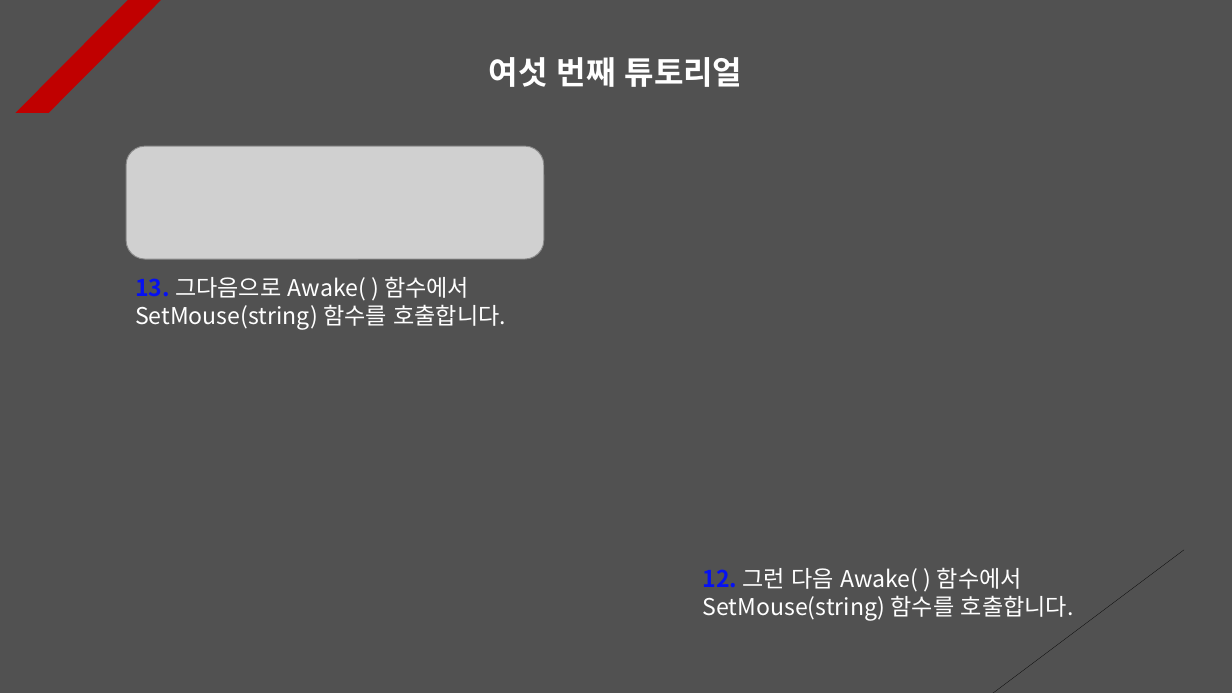
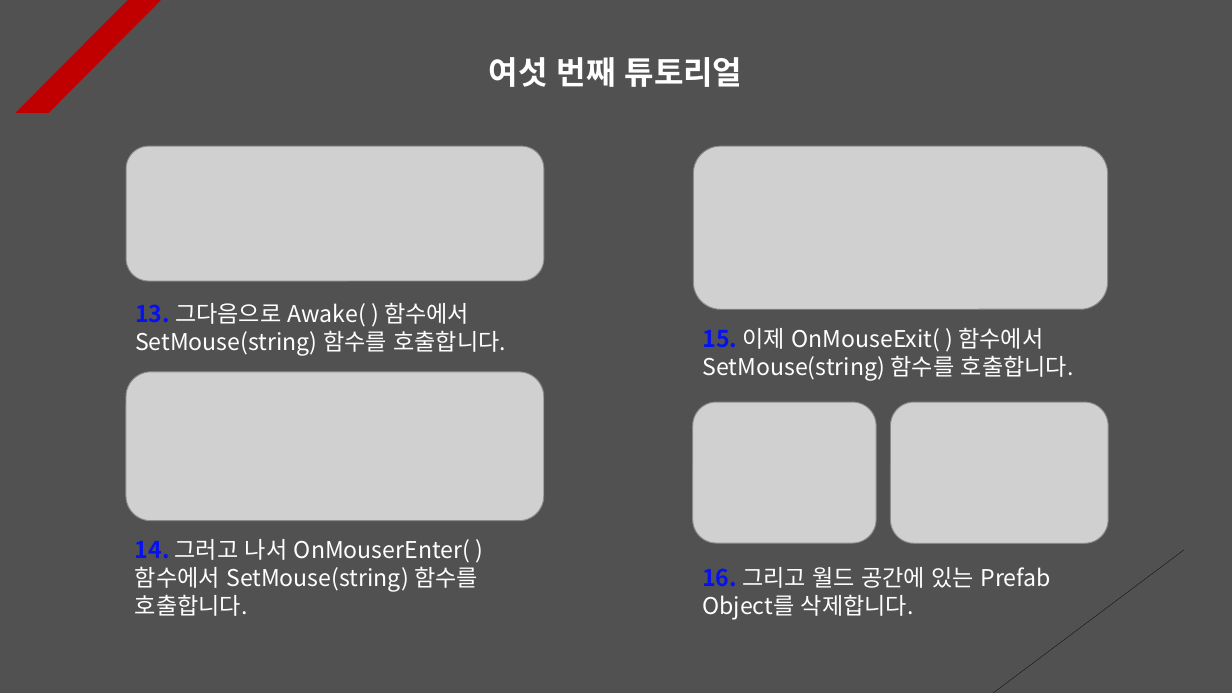
Before and after one commit to Unity2033/3D-UnityEngine, a slide deck: slide 6 of Assets/Prefab System/PPT Data/Prefab System Example.pptx. Drawn at 1232x693 pixels with LibreOffice and Linux fonts; fonts in the diff are those of the drawing; grey boxes stand for pictures. Boxes give left, top, right and bottom in pixels: in the first picture for what was removed or moved away, otherwise in the second. Text is boxed around its words. In the diff, an @@ line names an element or a change of style, - is before the commit and + after.

Commit message:
Prefab System Tutorial Renewal
- Each PPT Data update

- Implementation of a system that
  creates game objects in the form of
  prefab

- Implementation of a system that
  can save when changes are made
  to a prefab

- Implementing a system that breaks
  prefab properties

```diff
--- a/Assets/Prefab System/PPT Data/Prefab System Example.pptx
+++ b/Assets/Prefab System/PPT Data/Prefab System Example.pptx
@@ picture: place and size @@
-picture at [126,146,543,259]
+picture at [126,146,543,281]
@@ picture added at [693,146,1107,310] @@
@@ text "13. 그다음으로 Awake( ) 함수에서 ...": place and size @@
-text "13. 그다음으로 Awake( ) 함수에서 ..." at [135,276,506,329]
+text "13. 그다음으로 Awake( ) 함수에서 ..." at [135,302,506,355]
@@ text at [703,327,1074,381]: text changed @@
-12. 그런 다음 Awake( ) 함수에서 SetMouse(string) 함수를 호출합니다.
+15. 이제 OnMouseExit( ) 함수에서 SetMouse(string) 함수를 호출합니다.
@@ picture added at [126,372,543,521] @@
@@ picture added at [693,402,876,543] @@
@@ picture added at [891,402,1109,543] @@
@@ text added at [135,539,478,616], 18 pt, text #FFFFFF @@
+14. 그러고 나서 OnMouserEnter( ) 함수에서 SetMouse(string) 함수를 호출합니다.
@@ text added at [702,567,1051,619], 18 pt, text #FFFFFF @@
+16. 그리고 월드 공간에 있는 Prefab Object를 삭제합니다.
```
Also in this commit, not shown: 2 other slides changed, 11 other files.
